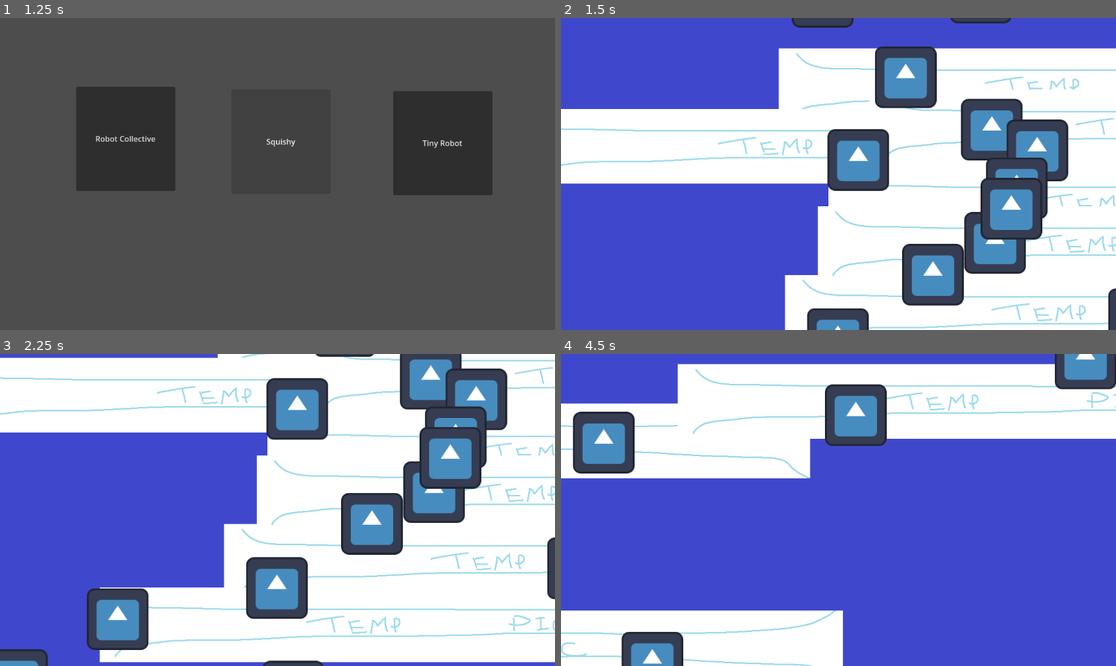
Above: before the commit, frames 1-4 (two rows, left to right).
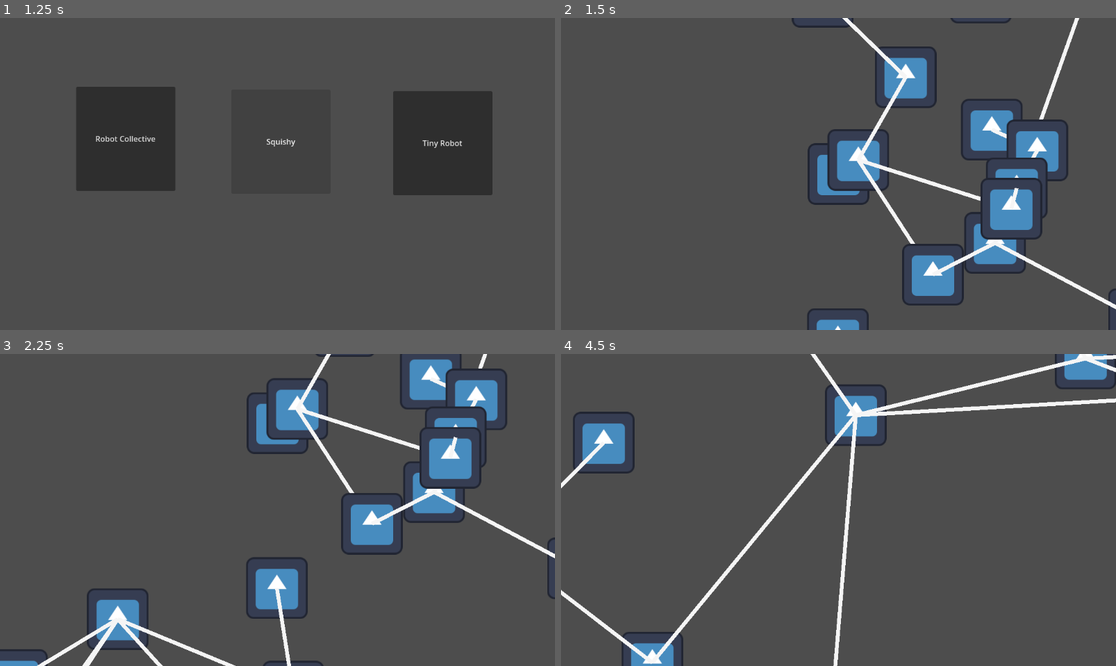
Above: after the commit, the same moments.

Repository: Jimmy-Jazz-x/StarGame
Game: Godot game, scene res://UI/MainMenu.tscn
The game is run twice, just before and just after one commit, with the same random seed, the same clock (stepped at 60 frames per second) and the same inputs. The engine's default icon, where the game draws it, is replaced by a stand-in: a white triangle on a blue panel in a dark square.
Inputs (mouse positions are in pixels of both pictures, inside the frame that each line leads up to):
- Up to frame 1 (1.25 s): click (277, 183) at 0.5 s
- Up to frame 2 (1.5 s): click "Robot Collective" at 1.25 s
- Up to frame 3 (2.25 s): tap Enter at 2 s; move the mouse to (399, 494) at 2.02 s; hold Down (CamDown) from 2.03 s (still down)
- Up to frame 4 (4.5 s): move the mouse to (727, 525) at 2.77 s; release Down (CamDown) at 2.78 s; tap Left (CamLeft) at 2.85 s; move the mouse to (894, 441) at 3.52 s; hold Right (CamRight) 3.53-4.28 s; move the mouse to (810, 572) at 4.27 s; tap Up (CamUp) at 4.35 s

Frame 1 is identical in both runs. In frame 2, 84% of the frame differs, in the area x 0-100%, y 0-100%; in frame 3, 83%; in frame 4, 93%.

Commit message:
MAMA MIA

Diff:
--- a/Gameplay/Map.gd
+++ b/Gameplay/Map.gd
@@ -53,8 +53,8 @@
 
 					if child != child2:
 						var tempPos = child.position.distance_squared_to(child2.position)
-						print("Looking for Planets")
-						print(str(tempPos))
+						#print("Looking for Planets")
+						#print(str(tempPos))
 						if tempPos < closest1:
 							closest1 = tempPos
 							closest1c = child2
@@ -72,16 +72,33 @@
 				print(closest1c.get_meta("StarName"))
 				print(closest2c.get_meta("StarName"))
 				print(closest3c.get_meta("StarName"))
-				var newWarp = Warpline.instantiate()
-				newWarp.position = child.position
-				newWarp.set_meta("Star Link 1",closest1c.get_meta("StarName"))
-				newWarp.set_meta("Star Link 2",child.get_meta("StarName"))
-				child.add_child(newWarp)
-				#if rdi >=1 :
-
-				#if rdi >=2 :
-
-				#if rdi >=3 :
+				#child.add_child(newWarp)
+				#newWarp.position = child.position
+				#draw_line(child.position,closest1c.position,Color.WHITE,80)
+				if rdi >=1 :
+					var newWarp = Warpline.instantiate()
+					newWarp.set_meta("StarLink1",closest1c.get_meta("StarName"))
+					newWarp.set_meta("StarLink2",child.get_meta("StarName"))
+					newWarp.set_meta("StarVector1",closest1c.position)
+					newWarp.set_meta("StarVector2",child.position)
+					child.add_child(newWarp)
+					newWarp.draw
+				if rdi >=2 :
+					var newWarp = Warpline.instantiate()
+					newWarp.set_meta("StarLink1",closest2c.get_meta("StarName"))
+					newWarp.set_meta("StarLink2",child.get_meta("StarName"))
+					newWarp.set_meta("StarVector1",closest2c.position)
+					newWarp.set_meta("StarVector2",child.position)
+					child.add_child(newWarp)
+					newWarp.draw
+				if rdi >=3 :
+					var newWarp = Warpline.instantiate()
+					newWarp.set_meta("StarLink1",closest3c.get_meta("StarName"))
+					newWarp.set_meta("StarLink2",child.get_meta("StarName"))
+					newWarp.set_meta("StarVector1",closest3c.position)
+					newWarp.set_meta("StarVector2",child.position)
+					child.add_child(newWarp)
+					newWarp.draw
 
 
 
@@ -102,3 +119,6 @@
 # Called every frame. 'delta' is the elapsed time since the previous frame.
 func _process(_delta):
 	pass
+
+func _draw() -> void:
+	pass
--- a/Gameplay/Map.tscn
+++ b/Gameplay/Map.tscn
@@ -8068,6 +8068,7 @@
 scale = Vector2(0.000520833, 0.000520833)
 
 [node name="TextureRect" type="TextureRect" parent="SpaceMap"]
+visible = false
 show_behind_parent = true
 z_index = -50
 offset_left = -3.0
--- /dev/null
+++ b/Gameplay/warp_line.gd
@@ -0,0 +1,16 @@
+extends Sprite2D
+
+
+# Called when the node enters the scene tree for the first time.
+func _ready():
+
+	pass # Replace with function body.
+
+
+# Called every frame. 'delta' is the elapsed time since the previous frame.
+func _process(delta):
+	pass
+
+func _draw():
+	draw_line(Vector2(0,0),(get_meta("StarVector1") - get_meta("StarVector2")),Color.WHITE_SMOKE,8)
+	pass
--- a/Gameplay/warp_line.tscn
+++ b/Gameplay/warp_line.tscn
@@ -1,10 +1,14 @@
 [gd_scene load_steps=2 format=3 uid="uid://drw5du502fim6"]
 
-[ext_resource type="Texture2D" uid="uid://b56vexg4su42u" path="res://Textures/Warp_temp.png" id="1_fdqy4"]
+[ext_resource type="Script" path="res://Gameplay/warp_line.gd" id="1_fory5"]
 
 [node name="Warp Line" type="Sprite2D"]
+centered = false
+script = ExtResource("1_fory5")
 metadata/StarLink1 = ""
 metadata/StarLink2 = ""
+metadata/StarVector1 = Vector2(0, 0)
+metadata/StarVector2 = Vector2(0, 0)
 
 [node name="TextureRect" type="TextureRect" parent="."]
 z_index = -5
@@ -13,11 +17,10 @@
 anchor_top = 0.5
 anchor_right = 0.5
 anchor_bottom = 0.5
-offset_left = -762.0
-offset_top = -77.5
-offset_right = 762.0
-offset_bottom = 77.5
+offset_left = -30.5
+offset_top = -27.5
+offset_right = 30.5
+offset_bottom = 28.5
 grow_horizontal = 2
 grow_vertical = 2
-texture = ExtResource("1_fdqy4")
 expand_mode = 1
--- a/SingleStar.gd
+++ b/SingleStar.gd
@@ -10,6 +10,8 @@
 
 # Called every frame. 'delta' is the elapsed time since the previous frame.
 func _process(_delta):
+	#$StarArea2D/StarCollisionShape2D.get_over
+	#get_overlapping_bodies()
 	pass
 
 
@@ -22,3 +24,15 @@
 func _on_texture_rect_mouse_exited():
 	$StarInfoLabel.hide()
 	pass # Replace with function body.
+
+
+
+func _on_area_2d_body_entered(body):
+	print("OVERLAPPING!")
+	position = position + Vector2(randf_range(5,50),randf_range(5,50))
+	pass # Replace with function body.
+
+
+func _on_area_2d_body_exited(body):
+	print("overlappgone")
+	pass # Replace with function body.
--- a/SingleStar.tscn
+++ b/SingleStar.tscn
@@ -1,10 +1,12 @@
-[gd_scene load_steps=3 format=3 uid="uid://ec0iph0ca5l7"]
+[gd_scene load_steps=4 format=3 uid="uid://ec0iph0ca5l7"]
 
 [ext_resource type="Texture2D" uid="uid://baebhb6bp2gnj" path="res://icon.svg" id="1_5tuc0"]
 [ext_resource type="Script" path="res://SingleStar.gd" id="2_5l1w7"]
 
+[sub_resource type="CircleShape2D" id="CircleShape2D_80hh5"]
+radius = 162.012
+
 [node name="StarNode2D" type="Sprite2D"]
-position = Vector2(64, 65)
 texture = ExtResource("1_5tuc0")
 script = ExtResource("2_5l1w7")
 metadata/IndexNum = 0
@@ -22,7 +24,14 @@
 offset_right = 447.0
 offset_bottom = 58.0
 
+[node name="StarArea2D" type="Area2D" parent="."]
+
+[node name="StarCollisionShape2D" type="CollisionShape2D" parent="StarArea2D"]
+shape = SubResource("CircleShape2D_80hh5")
+
 [connection signal="focus_entered" from="TextureRect" to="." method="_on_texture_rect_focus_entered"]
 [connection signal="focus_exited" from="TextureRect" to="." method="_on_texture_rect_focus_exited"]
 [connection signal="mouse_entered" from="TextureRect" to="." method="_on_texture_rect_mouse_entered"]
 [connection signal="mouse_exited" from="TextureRect" to="." method="_on_texture_rect_mouse_exited"]
+[connection signal="body_entered" from="StarArea2D" to="." method="_on_area_2d_body_entered"]
+[connection signal="body_exited" from="StarArea2D" to="." method="_on_area_2d_body_exited"]
Not shown, added: Audio/MenuMusic0.1.mp3.import
